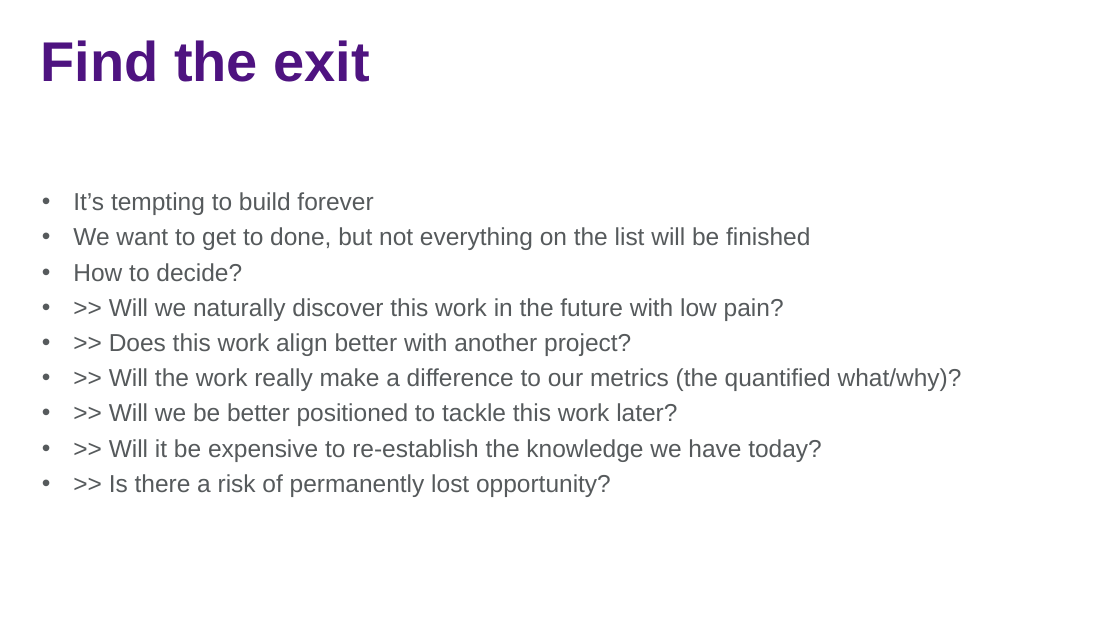
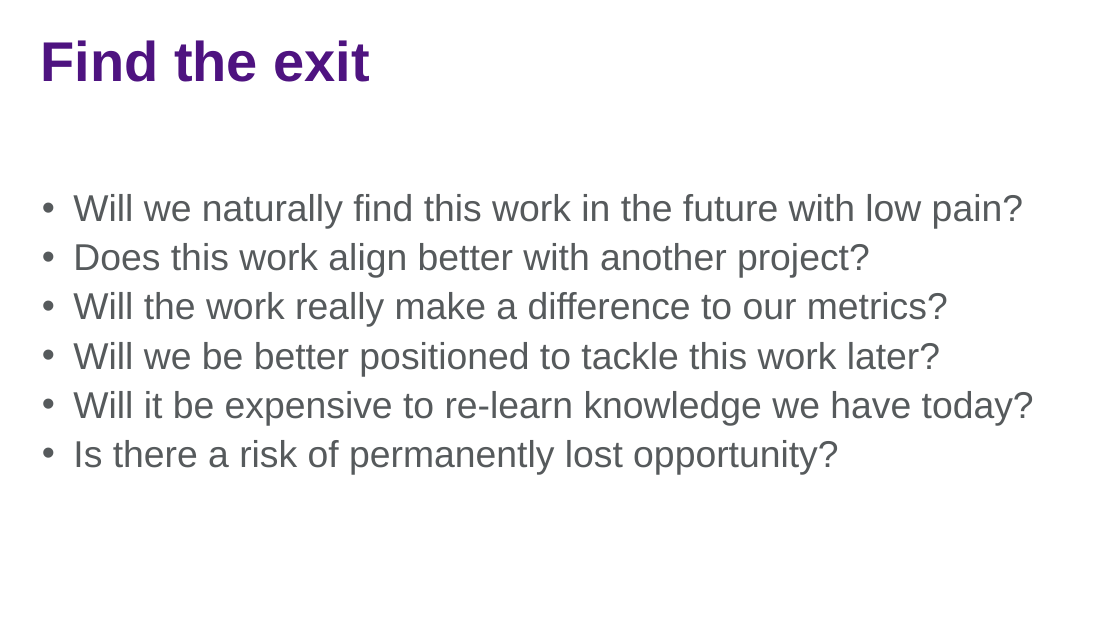
Before and after one commit to jasonjwood/presentations, a slide deck: slide 22 of InFusion2016 - Getting It Done - Jason Wood.pptx (slide 20 before the commit). Drawn at 1120x630 pixels with LibreOffice and Linux fonts; fonts in the diff are those of the drawing; background and template pictures are left out. Boxes give left, top, right and bottom in pixels: in the first picture for what was removed or moved away, otherwise in the second. Text is boxed around its words. In the diff, an @@ line names an element or a change of style, - is before the commit and + after.

```diff
--- a/InFusion2016 - Getting It Done - Jason Wood.pptx
+++ b/InFusion2016 - Getting It Done - Jason Wood.pptx
@@ text at (73,194,1034,475): text changed; size 21 to 32 pt @@
-• It’s tempting to build forever
-• We want to get to done, but not everything on the list will be finished
-• How to decide?
-• >> Will we naturally discover this work in the future with low pain?
-• >> Does this work align better with another project?
-• >> Will the work really make a difference to our metrics (the quantified what/why)?
-• >> Will we be better positioned to tackle this work later?
-• >> Will it be expensive to re-establish the knowledge we have today?
-• >> Is there a risk of permanently lost opportunity?
+• Will we naturally find this work in the future with low pain?
+• Does this work align better with another project?
+• Will the work really make a difference to our metrics?
+• Will we be better positioned to tackle this work later?
+• Will it be expensive to re-learn knowledge we have today?
+• Is there a risk of permanently lost opportunity?
```
Also in this commit, not shown: 9 other slides changed, 2 slides added.
